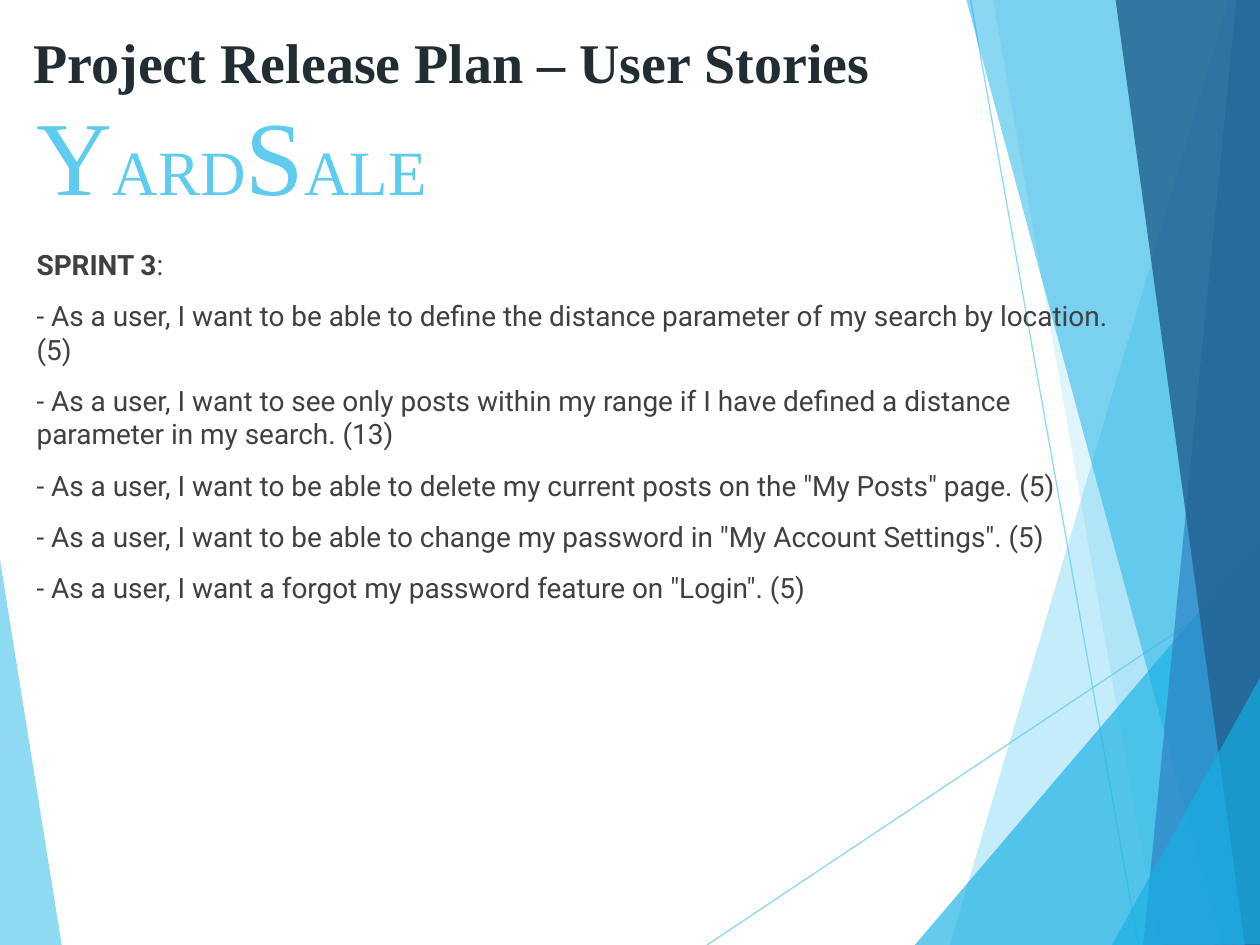
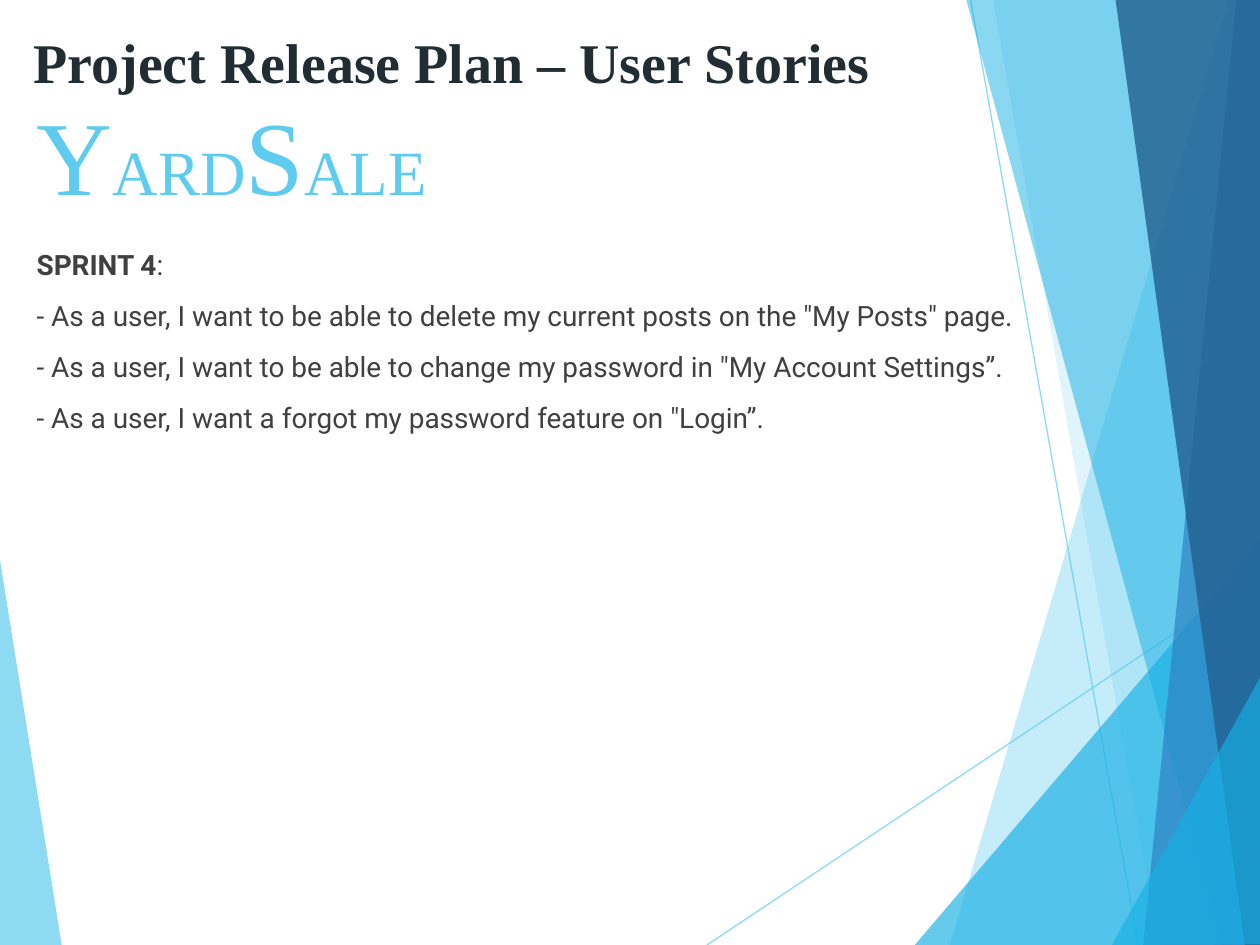
Before and after one commit to wang1kevin1/YardSale, a slide deck: slide 6 of Documents/ProjectRelease_v1.0.ppt (slide 5 before the commit). Drawn at 1260x945 pixels with LibreOffice and Linux fonts; fonts in the diff are those of the drawing. Boxes give left, top, right and bottom in pixels: in the first picture for what was removed or moved away, otherwise in the second. Text is boxed around its words. In the diff, an @@ line names an element or a change of style, - is before the commit and + after.

Commit message:
updated Project Release presentation with Sprint 4

```diff
--- a/Documents/ProjectRelease_v1.0.ppt
+++ b/Documents/ProjectRelease_v1.0.ppt
@@ text at [37,255,1013,434]: text changed @@
-SPRINT 3:
-- As a user, I want to be able to define the distance parameter of my search by location. (5)
-- As a user, I want to see only posts within my range if I have defined a distance parameter in my search. (13)
-- As a user, I want to be able to delete my current posts on the "My Posts" page. (5)
-- As a user, I want to be able to change my password in "My Account Settings". (5)
-- As a user, I want a forgot my password feature on "Login". (5)
+SPRINT 4:
+- As a user, I want to be able to delete my current posts on the "My Posts" page.
+- As a user, I want to be able to change my password in "My Account Settings”.
+- As a user, I want a forgot my password feature on "Login”.
```
Also in this commit, not shown: 5 other slides changed, 1 slide added.
